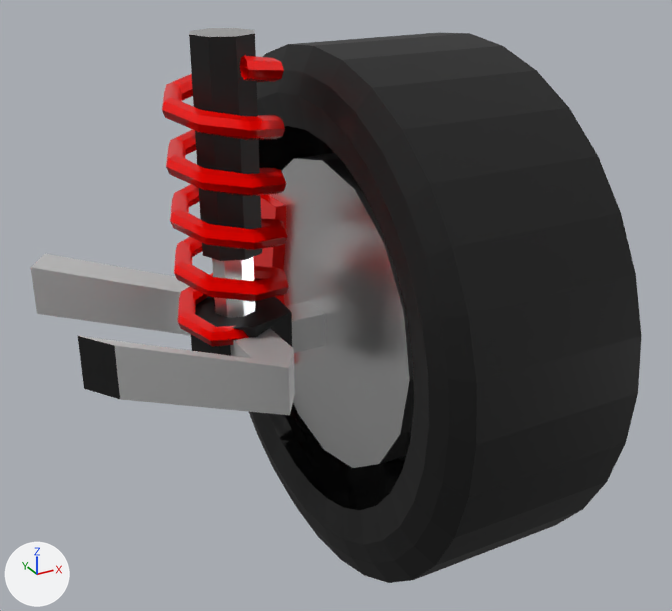
The glTF model scene/models/car-wheel-fr.glb, before and after one commit.
Both versions are drawn from a 50 mm lens placed at (-0.573, -0.906, 0.456), pointed at (-0.087, -0.022, 0.014). Arrows for +X, +Y and +Z are at lower left; the lights stay in place. The first picture is the older version. Vertices at exactly the same position are counted once.
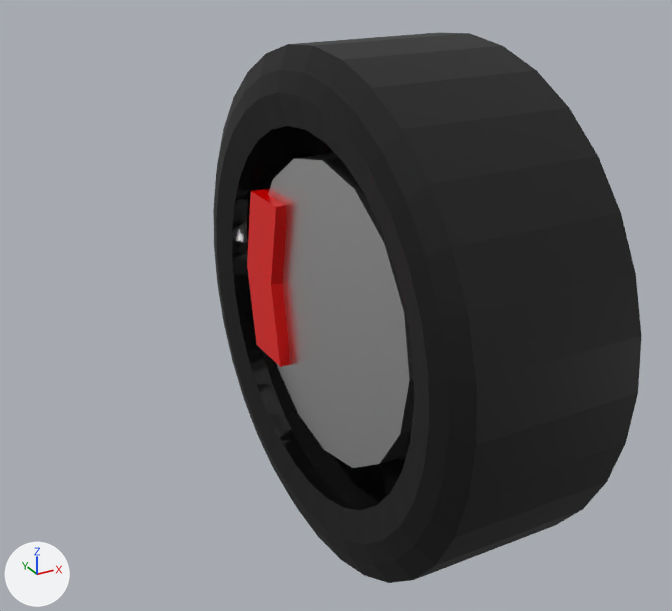
The newer file is also turned or shifted as a whole; pictures and numbers use the older file's frame.

Where the change shows, as pixel boxes [x1, y1, x2, y2] in the pictures (672 x 611 px):
'Mesh_0', recoloured, surface changed, reshaped (lighter, 30% narrower): before [31, 28, 642, 583]; after [213, 33, 642, 583]
part 1 of me_mesh_0, deleted (red): before [162, 56, 289, 347]
part 2 of me_mesh_0, deleted: before [31, 28, 325, 415]

Patch to the scene script:
```diff
--- a/scene/models/car-wheel-fr.glb.py
+++ b/scene/models/car-wheel-fr.glb.py
@@ mat_material_5 @@
 mat_material_5 = principled_material('Material_5')
-mat_material_5.base_color = (0.0, 0.0, 0.0)  # black #000000
-mat_material_5.roughness = 0.6
+mat_material_5.base_color = (1.0, 0.00132, 0.0)  # red #ff0400
+mat_material_5.roughness = 0.2
@@ me_mesh_0 @@
 # used by ob_mesh_0; location = (0.0, 0.0, 0.0)
-me_mesh_0.from_pydata(...)  # 1721 vertices, 3500 faces; spans x -0.402..0.123, y -0.32..0.32, z -0.329..0.329
+me_mesh_0.from_pydata(...)  # 1301 vertices, 2680 faces; spans x -0.121..0.123, y -0.32..0.32, z -0.329..0.311
+# me_mesh_0 part 1: the loose piece of 328 vertices spanning x -0.27..-0.135, y -0.055..0.081, z -0.008..0.314 is deleted
+# me_mesh_0 part 2: the loose piece of 92 vertices spanning x -0.402..-0.01, y -0.122..0.157, z -0.065..0.329 is deleted
 me_mesh_0.materials.append(mat_material_0)
@@ me_mesh_0 @@
 me_mesh_0.materials.append(mat_material_5)
-me_mesh_0.materials.append(mat_material_6)  # white #e7e7e7
-me_mesh_0.materials.append(mat_material_7)  # red #ff0400
```
